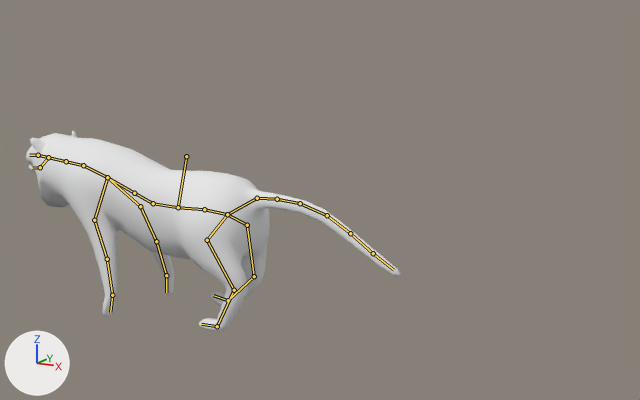
A saved change to the Blender file Models/Tigerpro - コピー.blend.
Both versions are drawn from a camera (50 mm lens) standing at (7.7, -12.6, 4.9) and looking at (-5.6, 9.9, -1.2). Every picture has the same lights, and +X, +Y and +Z are marked at lower left. Both versions are drawn at frame 56 of the action 'Attack'; the numbers are the values there. The bones that bend it are drawn over the model as lines.
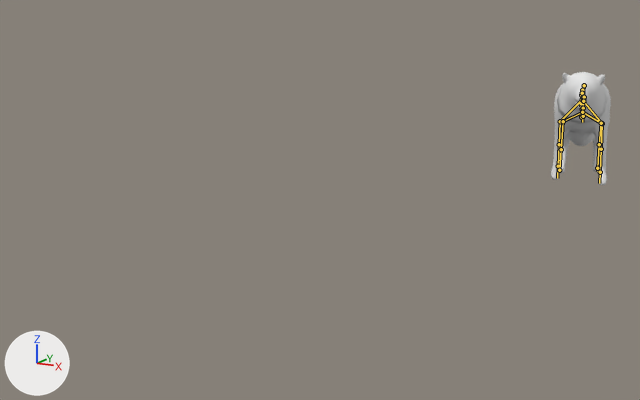
The edits, one by one:
Bone 'Bone' (bone_bone) moves from (3.35, -0.17, 0.14) to (0.68, -4.49, -17.41).
Bone 'Bone' (bone_bone) turns from (-76, 77, -90) to (0, -13, 3) degrees about its own x, y and z.
Bone 'Bone.001' (bone_bone_001) turns from (6, 0, -2) to (18, 1, -4) degrees about its own x, y and z.
Bone 'Bone.005' (bone_bone_005) turns from (17, 1, -4) to (10, -1, -2) degrees about its own x, y and z.
Bone 'Bone.006' (bone_bone_006) turns from (8, 0, -4) to (-4, -1, 2) degrees about its own x, y and z.
Bone 'Bone.003_R' (bone_bone_003_r) turns from (2, 14, 16) to (2, 13, 16) degrees about its own x, y and z.
Bone 'Bone.003_R.001' (bone_bone_003_r_001) turns from (-9, 0, 0) to (4, 0, 1) degrees about its own x, y and z.
Bone 'Bone.014' (bone_bone_014) turns from (0, 0, 0) to (-1, 0, 0) degrees about its own x, y and z.
Bone 'Bone.015' (bone_bone_015) turns from (0, 0, 0) to (-3, 0, 0) degrees about its own x, y and z.
Bone 'Bone.016' (bone_bone_016) turns from (-15, 0, 0) to (-17, 0, 0) degrees about its own x, y and z.
Bone 'Bone.012_L.001' (bone_bone_012_l_001) turns from (0, 0, 7) to (0, 0, 6) degrees about its own x, y and z.

Location of each change, (x1, y1, x2, y2) in pixels of the pictures (640 x 400 px):
'Cube', posed (84% narrower, 44% shorter): before (26, 130, 400, 331); after (551, 72, 611, 185)
bone 'Bone', root to tip: before (186, 156) to (178, 207); after (584, 85) to (581, 117)
bone 'Bone.001', root to tip: before (178, 207) to (153, 203); after (581, 117) to (581, 115)
bone 'Bone.005', root to tip: before (83, 165) to (66, 161); after (582, 91) to (582, 90)
bone 'Bone.006', root to tip: before (66, 161) to (48, 157); after (582, 90) to (582, 93)
bone 'Bone.003_R', root to tip: before (107, 177) to (94, 220); after (582, 99) to (602, 123)
bone 'Bone.003_R.001', root to tip: before (94, 220) to (107, 259); after (602, 123) to (601, 149)
bone 'Bone.014', root to tip: before (257, 198) to (277, 199); after (583, 98) to (583, 97)
bone 'Bone.015', root to tip: before (277, 199) to (300, 203); after (583, 97) to (584, 97)
bone 'Bone.016', root to tip: before (300, 203) to (327, 215); after (584, 97) to (583, 101)
bone 'Bone.012_L.001', root to tip: before (247, 225) to (254, 276); after (563, 121) to (561, 149)
